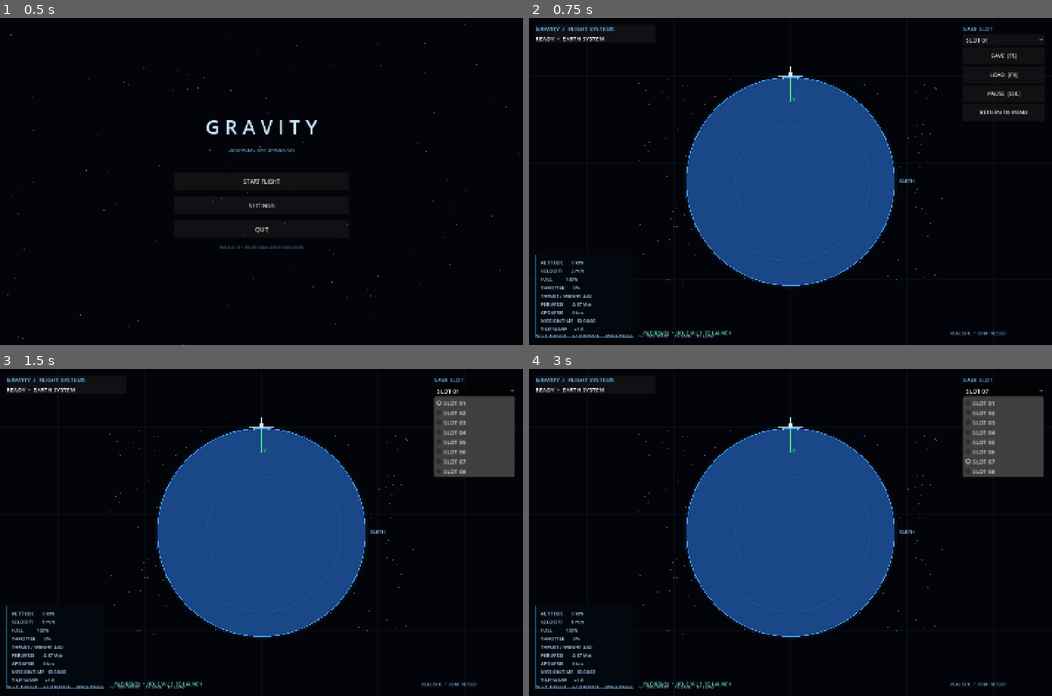
Above: before the commit, frames 1-4 (two rows, left to right).
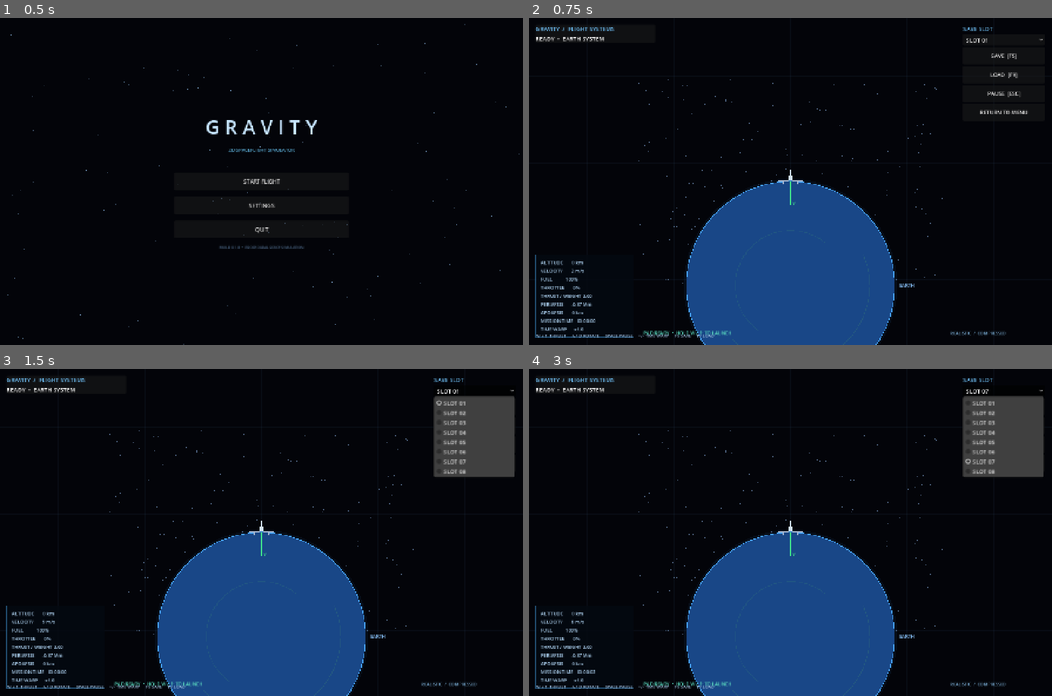
Above: after the commit, the same moments.

Repository: Blagos1195/Gravity-simulator
Game: Godot game, scene res://scenes/main.tscn
Same seed, same stepped clock (60 frames per second), same inputs: the game is played once before the commit and once after it.
Inputs:
- Up to frame 1 (0.5 s): no input
- Up to frame 2 (0.75 s): click "START FLIGHT" at 0.5 s
- Up to frame 3 (1.5 s): click "SLOT 01" at 1.25 s
- Up to frame 4 (3 s): click "RETURN TO MENU" at 2 s; click "SLOT 07" at 2.75 s

Frame 1 is identical in both runs. In frame 2, 21% of the frame differs, in the area x 30-74%, y 14-100%; in frame 3, 21%; in frame 4, 21%.

Commit message:
Make launch controls and ascent camera usable

Diff:
--- a/Gravity/scripts/simulation_view.gd
+++ b/Gravity/scripts/simulation_view.gd
@@ -65,10 +65,6 @@
             velocity -= radial * inward_speed
 
     throttle = 1.0 if thrust_key_down else 0.0
-    if Input.is_key_pressed(KEY_W) or Input.is_key_pressed(KEY_UP):
-        throttle = 1.0
-    if throttle_cutoff_key_down or Input.is_key_pressed(KEY_S) or Input.is_key_pressed(KEY_DOWN):
-        throttle = 0.0
     var thrust_accel := Vector2.ZERO
     if fuel <= 0.0:
         throttle = 0.0
@@ -104,10 +100,12 @@
 
 func _input(event: InputEvent) -> void:
     if event is InputEventKey:
-        if event.keycode in [KEY_W, KEY_UP] or event.physical_keycode in [KEY_W, KEY_UP]:
-            thrust_key_down = event.pressed
-        if event.keycode in [KEY_S, KEY_DOWN] or event.physical_keycode in [KEY_S, KEY_DOWN]:
-            throttle_cutoff_key_down = event.pressed
+        if event.pressed and not event.echo:
+            if event.keycode in [KEY_W, KEY_UP] or event.physical_keycode in [KEY_W, KEY_UP]:
+                thrust_key_down = not thrust_key_down
+            if event.keycode in [KEY_S, KEY_DOWN] or event.physical_keycode in [KEY_S, KEY_DOWN]:
+                thrust_key_down = false
+            throttle_cutoff_key_down = false
 
 func _notification(what: int) -> void:
     if what == NOTIFICATION_APPLICATION_FOCUS_OUT:
@@ -142,13 +140,12 @@
 func _draw() -> void:
     var view_center := get_viewport_rect().size * 0.5
     var world_scale_factor := _visual_scale()
-    var earth_screen := view_center + Vector2(0, 0)
     var radius_px := maxf(4.0, EARTH_RADIUS * camera_zoom * world_scale_factor)
-    var rocket_screen := view_center + (rocket_position * camera_zoom * world_scale_factor)
-    if rocket_screen.distance_to(view_center) > minf(size.x, size.y) * 0.35:
-        camera_offset = rocket_position
-        rocket_screen = view_center
-        earth_screen = view_center - rocket_position * camera_zoom * world_scale_factor
+    var rocket_screen := view_center
+    var radial_direction := rocket_position.normalized()
+    var altitude_for_view := maxf(0.0, rocket_position.length() - EARTH_RADIUS)
+    var earth_screen := view_center - radial_direction * (radius_px + altitude_for_view * 0.015)
+    camera_offset = rocket_position
 
     for star in star_points:
         var p := view_center + star * 0.035
